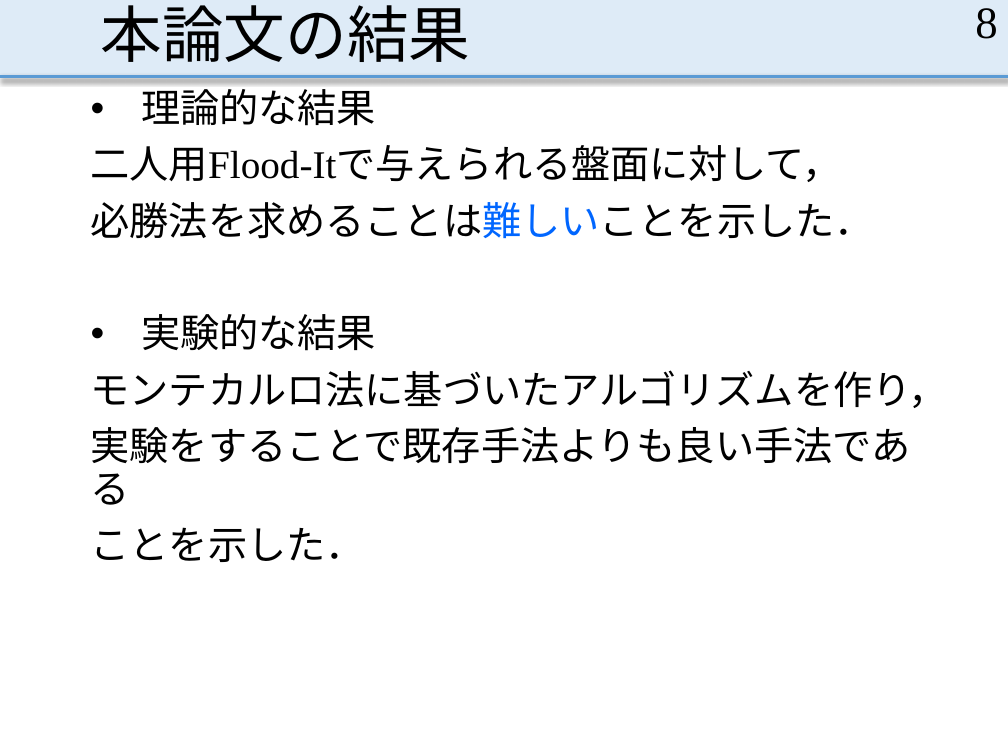
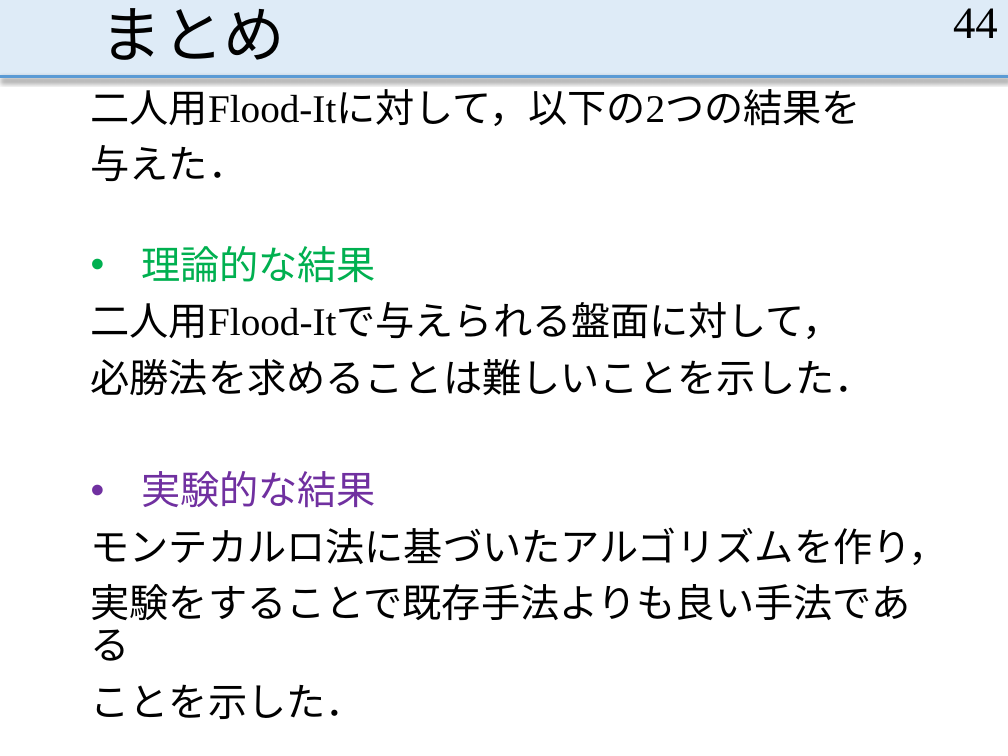
Before and after one commit to MasayaOda/SR, a slide deck: slide 44 of 小田卒論発表 - コピー.pptx (slide 8 before the commit). Drawn at 1008x756 pixels with LibreOffice and Linux fonts; fonts in the diff are those of the drawing. Boxes give left, top, right and bottom in pixels: in the first picture for what was removed or moved away, otherwise in the second. Text is boxed around its words. In the diff, an @@ line names an element or a change of style, - is before the commit and + after.

```diff
--- a/小田卒論発表 - コピー.pptx
+++ b/小田卒論発表 - コピー.pptx
@@ title at (101,8,286,60): text changed @@
-本論文の結果
+まとめ
@@ page number at (953,8,998,38): text changed @@
-8
+44
@@ text added at (91,82,861,181), 28 pt, text #000000 @@
+二人用Flood-Itに対して，以下の2つの結果を
+与えた．
@@ text at (91,246,874,508): text colour #000000 to #00B050 in "理論的な結果"; text colour #0066FF to #000000 in "必勝法を求めることは難しいことを示した．"; text colour #000000 to #7030A0 in "実験的な結果" @@
@@ text "理論的な結果": place and size @@
-text "理論的な結果" at (91,82,948,562)
+text "理論的な結果" at (91,246,948,661)
```
Also in this commit, not shown: 24 other slides changed, 1 slide added.
